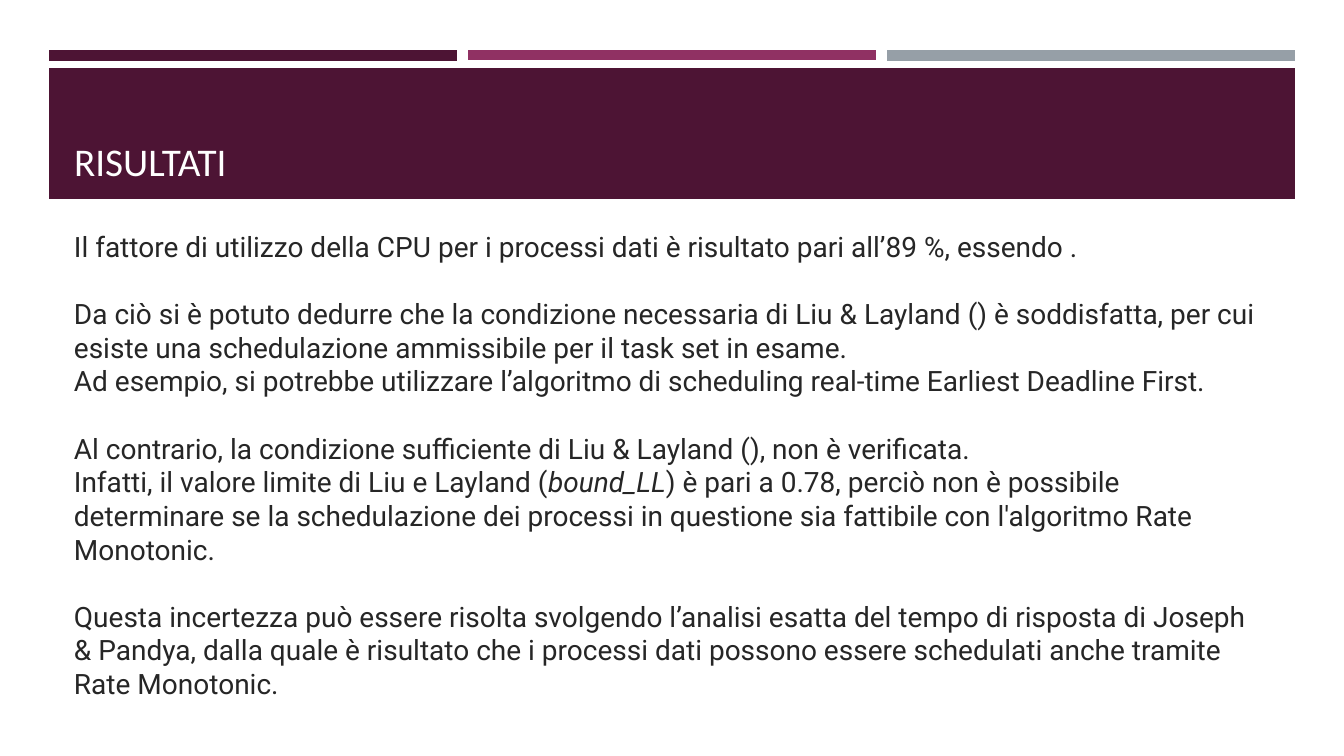
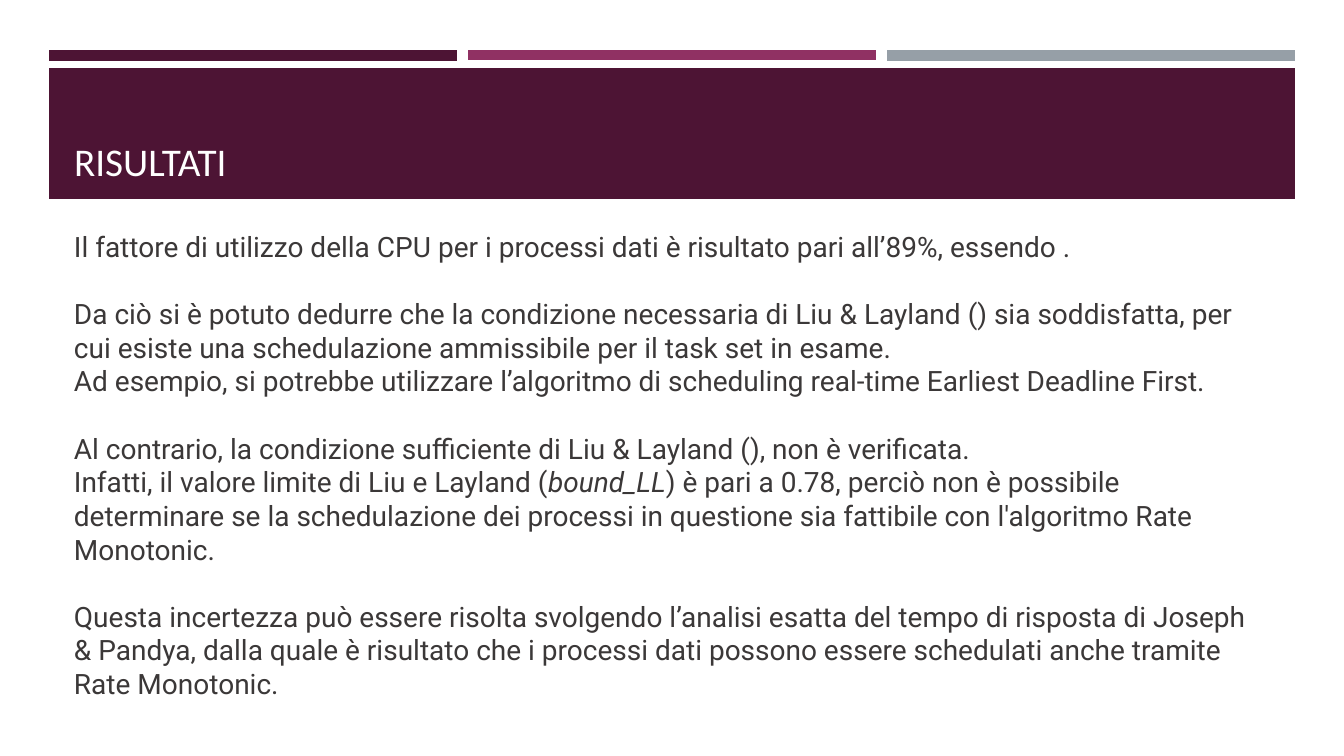
Before and after one commit to ivochan/SchedulingExercise, a slide deck: slide 39 of presentation/Algoritmi di scheduling real-time.odp. Drawn at 1344x756 pixels with LibreOffice and Linux fonts; fonts in the diff are those of the drawing. Boxes give left, top, right and bottom in pixels: in the first picture for what was removed or moved away, otherwise in the second. Text is boxed around its words. In the diff, an @@ line names an element or a change of style, - is before the commit and + after.

```diff
--- a/presentation/Algoritmi di scheduling real-time.odp
+++ b/presentation/Algoritmi di scheduling real-time.odp
@@ text at [74,235,1232,364]: text changed; text colour #262626 to #3B3838 @@
-Il fattore di utilizzo della CPU per i processi dati è risultato pari all’89 %, essendo .
-Da ciò si è potuto dedurre che la condizione necessaria di Liu & Layland () è soddisfatta, per cui esiste una schedulazione ammissibile per il task set in esame.
+Il fattore di utilizzo della CPU per i processi dati è risultato pari all’89%, essendo .
+Da ciò si è potuto dedurre che la condizione necessaria di Liu & Layland () sia soddisfatta, per cui esiste una schedulazione ammissibile per il task set in esame.
@@ text at [74,370,1245,695]: text colour #262626 to #3B3838 in "Ad esempio, si potrebbe utilizzare l’algoritmo di ...", "Al contrario, la condizione sufficiente di Liu ...", "Infatti, il valore limite di Liu e ...", "Questa incertezza può essere risolta svolgendo l’analisi ..." @@
```
Also in this commit, not shown: 23 other slides changed, 2 other files.
